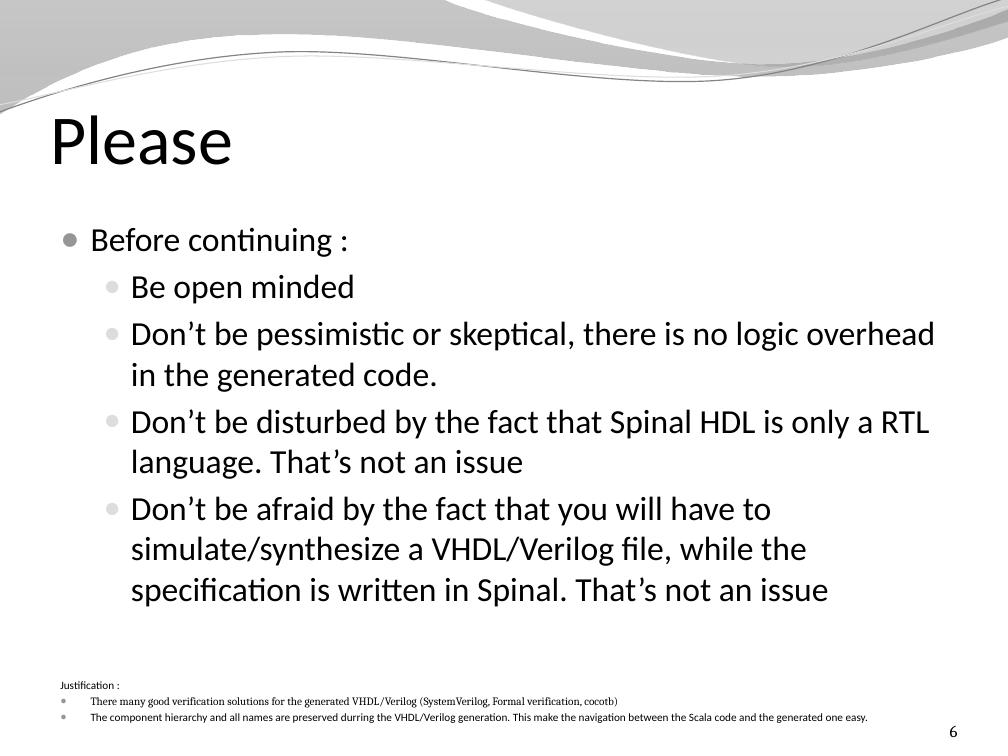
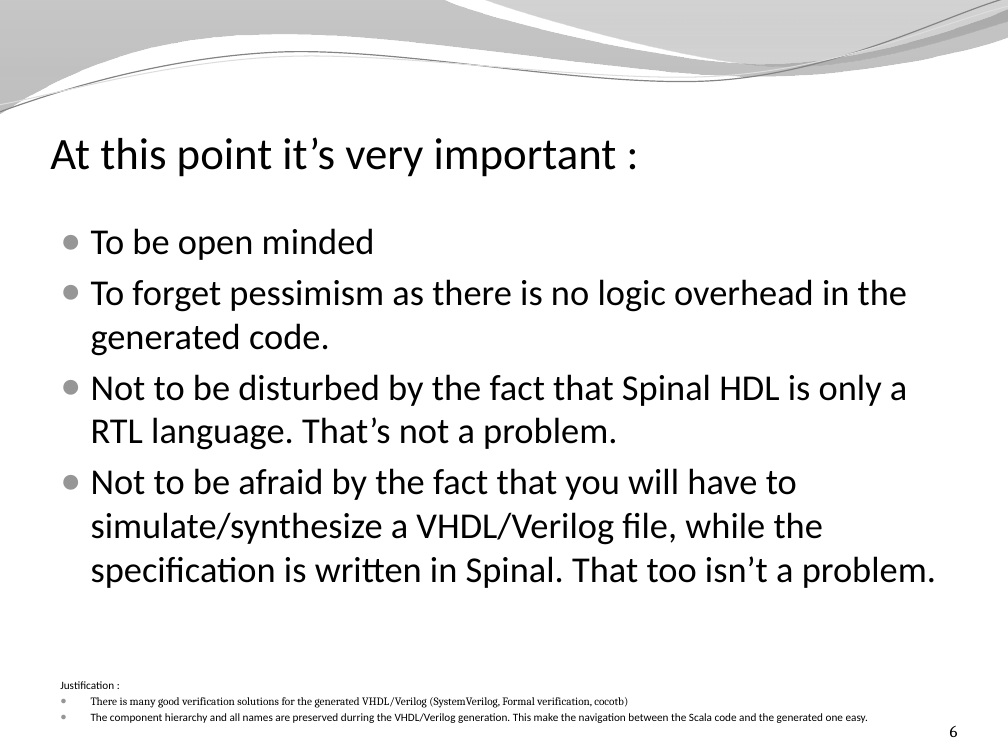
Before and after one commit to SpinalHDL/SpinalDoc, a slide deck: slide 6 of presentation/en/presentation.pptx. Drawn at 1008x756 pixels with LibreOffice and Linux fonts; fonts in the diff are those of the drawing; background and template pictures are left out. Boxes give left, top, right and bottom in pixels: in the first picture for what was removed or moved away, otherwise in the second. Text is boxed around its words. In the diff, an @@ line names an element or a change of style, - is before the commit and + after.

Commit message:
Presentation update

```diff
--- a/presentation/en/presentation.pptx
+++ b/presentation/en/presentation.pptx
@@ title at bbox=[50, 137, 617, 177]: text changed; size 50 to 32 pt @@
-Please
+At this point it’s very important :
@@ text at bbox=[91, 228, 936, 588]: text changed; size 24 to 26 pt @@
-● Before continuing :
-  ● Be open minded
-  ● Don’t be pessimistic or skeptical, there is no logic overhead in the generated code.
-  ● Don’t be disturbed by the fact that Spinal HDL is only a RTL language. That’s not an issue
-  ● Don’t be afraid by the fact that you will have to simulate/synthesize a VHDL/Verilog file, while the specification is written in Spinal. That’s not an issue
+● To be open minded
+● To forget pessimism as there is no logic overhead in the generated code.
+● Not to be disturbed by the fact that Spinal HDL is only a RTL language. That’s not a problem.
+● Not to be afraid by the fact that you will have to simulate/synthesize a VHDL/Verilog file, while the specification is written in Spinal. That too isn’t a problem.
@@ text at bbox=[91, 697, 628, 708]: text changed @@
-● There many good verification solutions for the generated VHDL/Verilog (SystemVerilog, Formal verification, cocotb)
+● There is many good verification solutions for the generated VHDL/Verilog (SystemVerilog, Formal verification, cocotb)
```
Also in this commit, not shown: 1 other file.
